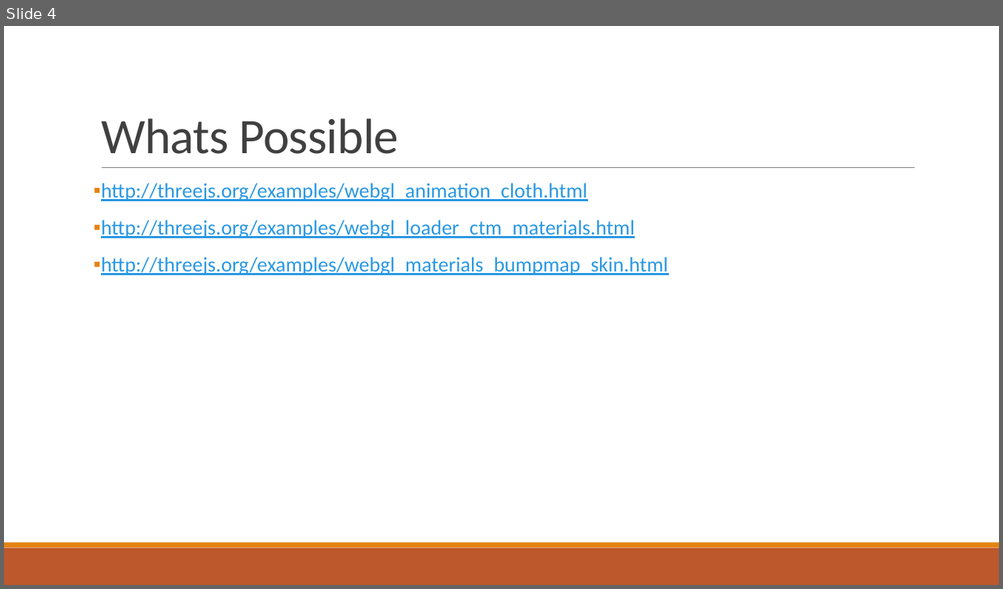
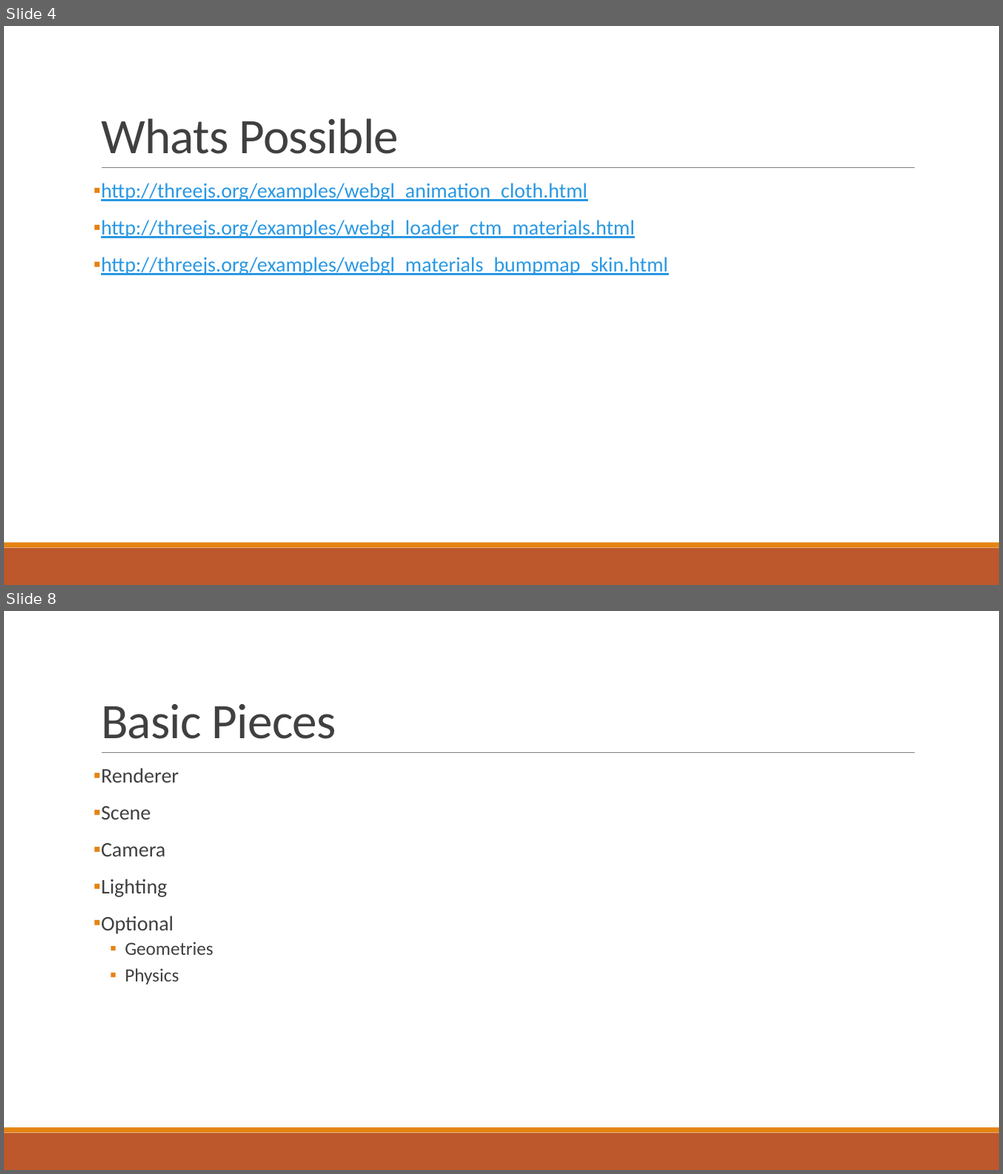
Before and after one commit to nburana/html5demo, a slide deck: notes/demo.pptx. Shown one above the other, each under a label of ours: slide 4 before the commit, slides 4 and 8 after it; the slides between them are not shown. The pictures are 1003x589 and 1003x1174 pixels, drawn with LibreOffice and Linux fonts; fonts in the diff are those of the drawing. Boxes give left, top, right and bottom in pixels: in the first picture for what was removed or moved away, otherwise in the second. Text is boxed around its words. In the diff, an @@ line names an element or a change of style, - is before the commit and + after.

```diff
--- a/notes/demo.pptx
+++ b/notes/demo.pptx
@@ slide 8 added at <box>4,611,999,1170</box>, background #FFFFFF; not listed: 3 template elements that a slide beside it also shows @@
@@ title added at <box>101,704,336,739</box>, 48 pt, text #404040 @@
+Basic Pieces
@@ text added at <box>101,768,213,985</box>, 20 pt, text #404040 @@
+▪ Renderer
+▪ Scene
+▪ Camera
+▪ Lighting
+▪ Optional
+  ▪ Geometries
+  ▪ Physics
```
Also in this commit, not shown: 10 other slides added, 3 slides removed, 3 other files.
